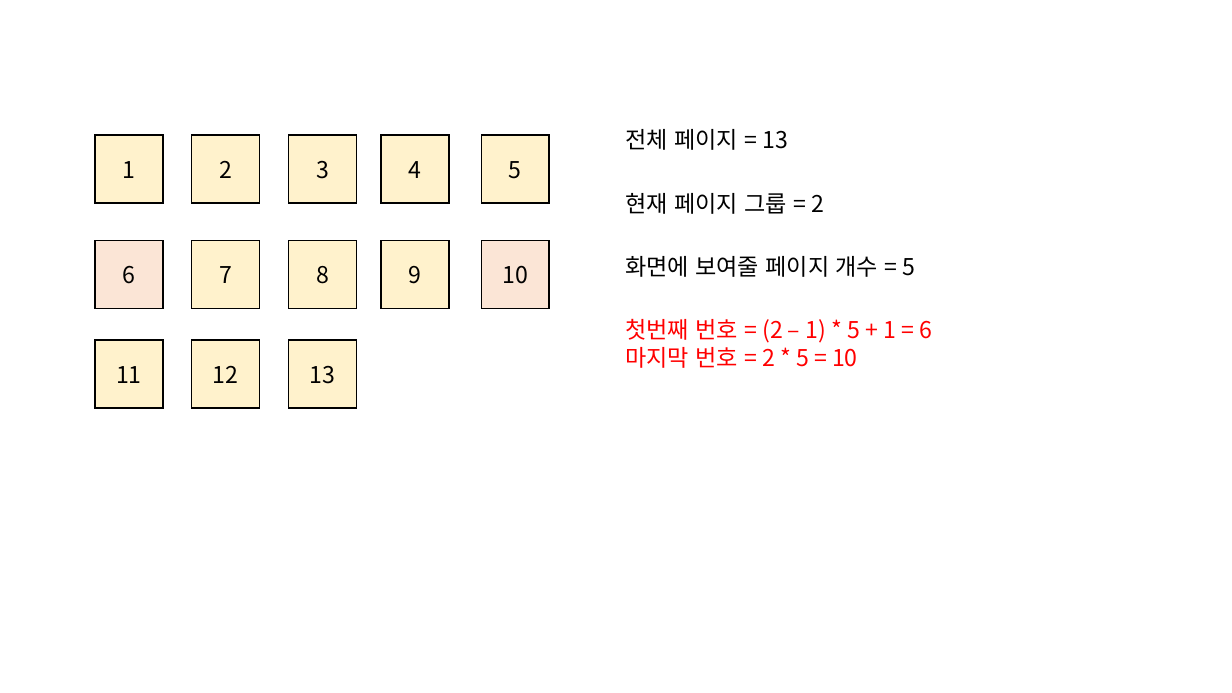
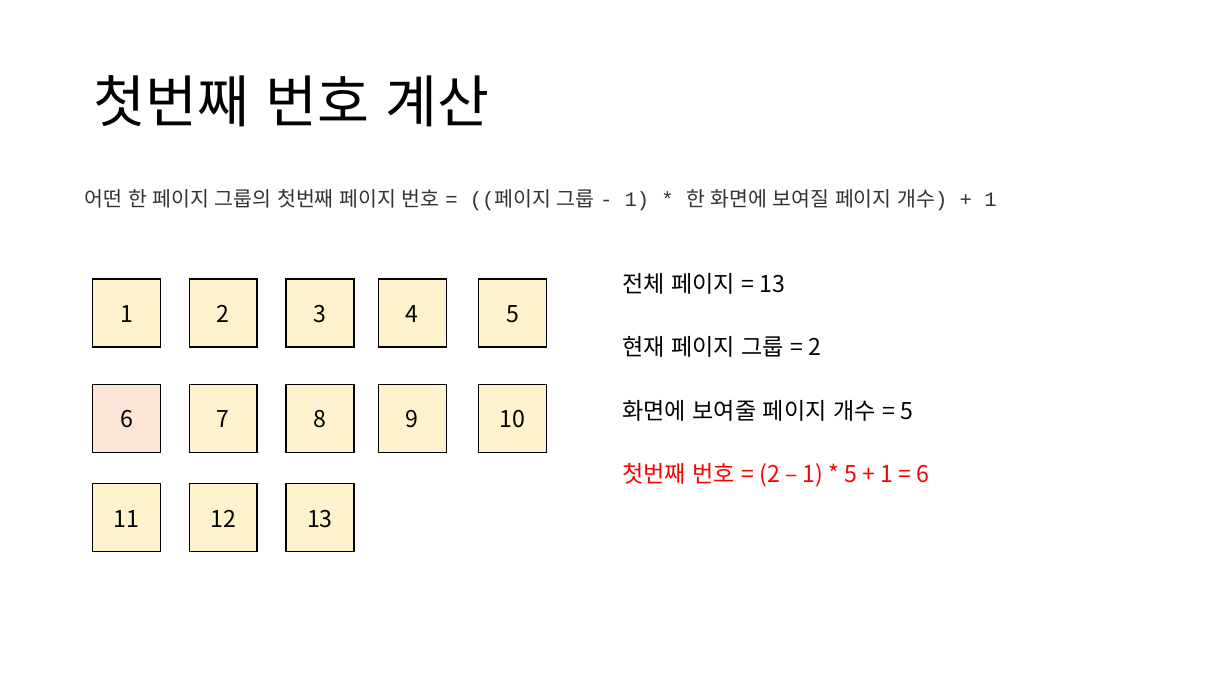
Before and after one commit to codesquad-members-2023/be-javascript-cafe-max, a slide deck: slide 8 of 페이지네이션.pptx (slide 4 before the commit). Drawn at 1232x693 pixels with LibreOffice and Linux fonts; fonts in the diff are those of the drawing. Boxes give left, top, right and bottom in pixels: in the first picture for what was removed or moved away, otherwise in the second. Text is boxed around its words. In the diff, an @@ line names an element or a change of style, - is before the commit and + after.

```diff
--- a/페이지네이션.pptx
+++ b/페이지네이션.pptx
@@ title added at box(94, 75, 489, 127), 44 pt, text #000000 @@
+첫번째 번호 계산
@@ text added at box(85, 189, 996, 211), 16 pt, text #333333 @@
+어떤 한 페이지 그룹의 첫번째 페이지 번호 = ((페이지 그룹 - 1) * 한 화면에 보여질 페이지 개수) + 1
@@ text at box(625, 347, 858, 368): paragraph removed @@
-마지막 번호 = 2 * 5 = 10
@@ rectangle "10" at box(479, 384, 547, 453): fill #FBE5D6 to #FFF2CC @@
@@ 3 texts, 3 rectangles: place and size @@
-3 texts, 3 rectangles at box(288, 129, 916, 409)
+3 texts, 3 rectangles at box(286, 273, 913, 553)
@@ text "첫번째 번호 = (2 – ...": place and size @@
-text "첫번째 번호 = (2 – ..." at box(625, 318, 932, 368)
+text "첫번째 번호 = (2 – ..." at box(622, 462, 930, 487)
@@ 10 rectangles: place and size @@
-10 rectangles at box(95, 135, 550, 409)
+10 rectangles at box(92, 279, 547, 553)
```
Also in this commit, not shown: 3 other slides changed, 5 slides added.
